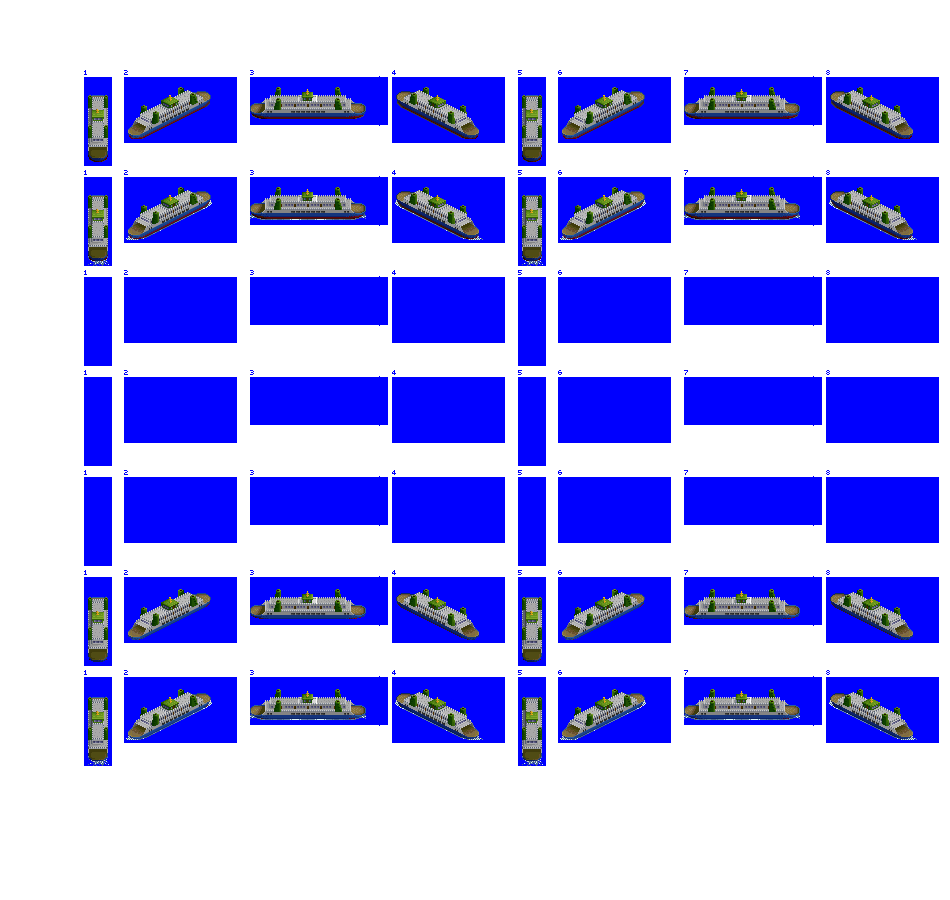
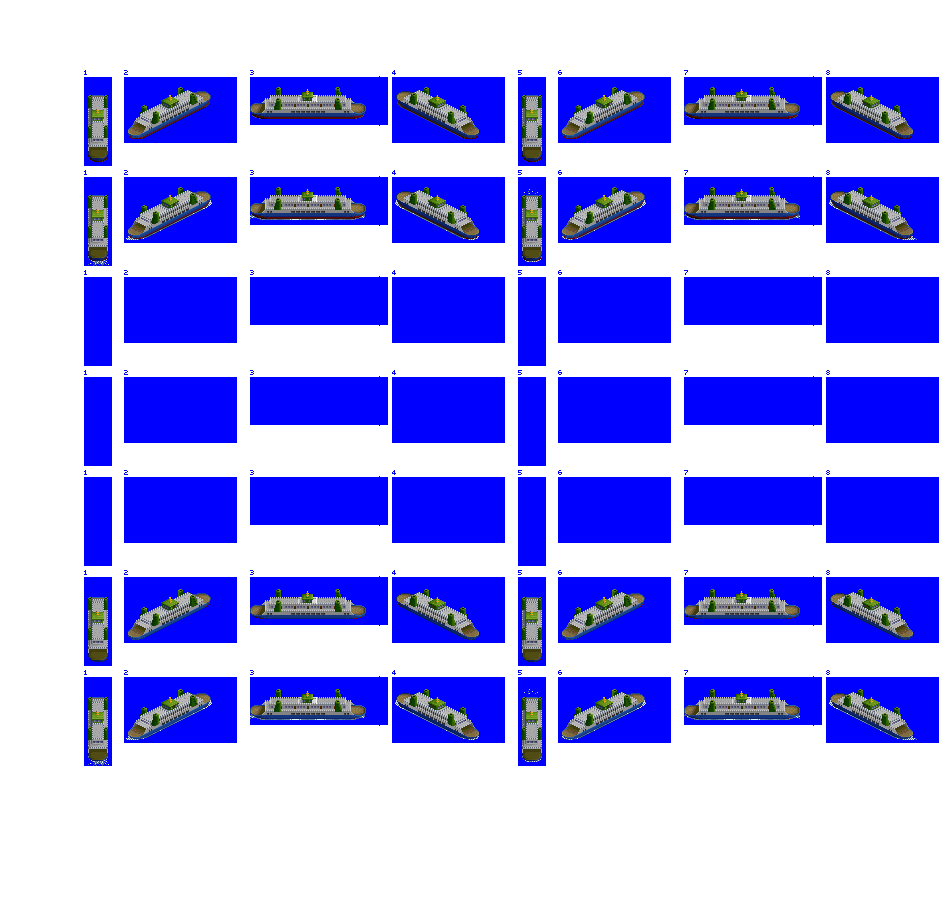
Comparing the layer stacks of the two 950x900 images. Changes:
painted on "prop / bow wash" over bbox(139, 189, 902, 766)
